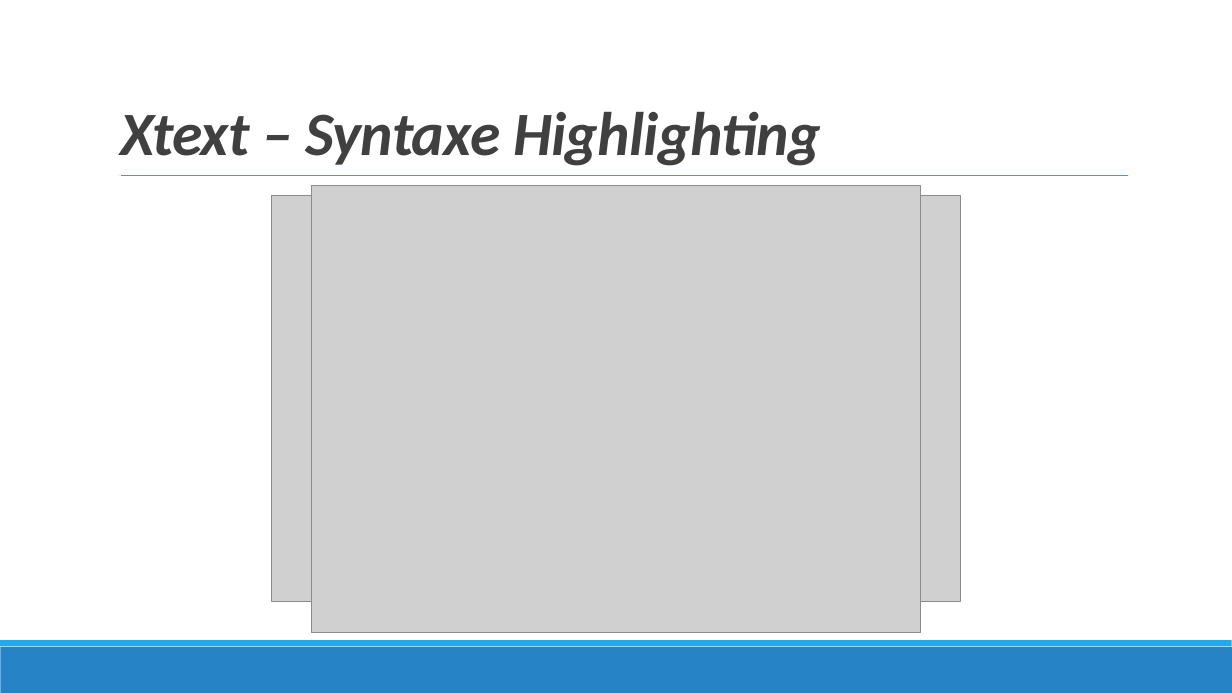
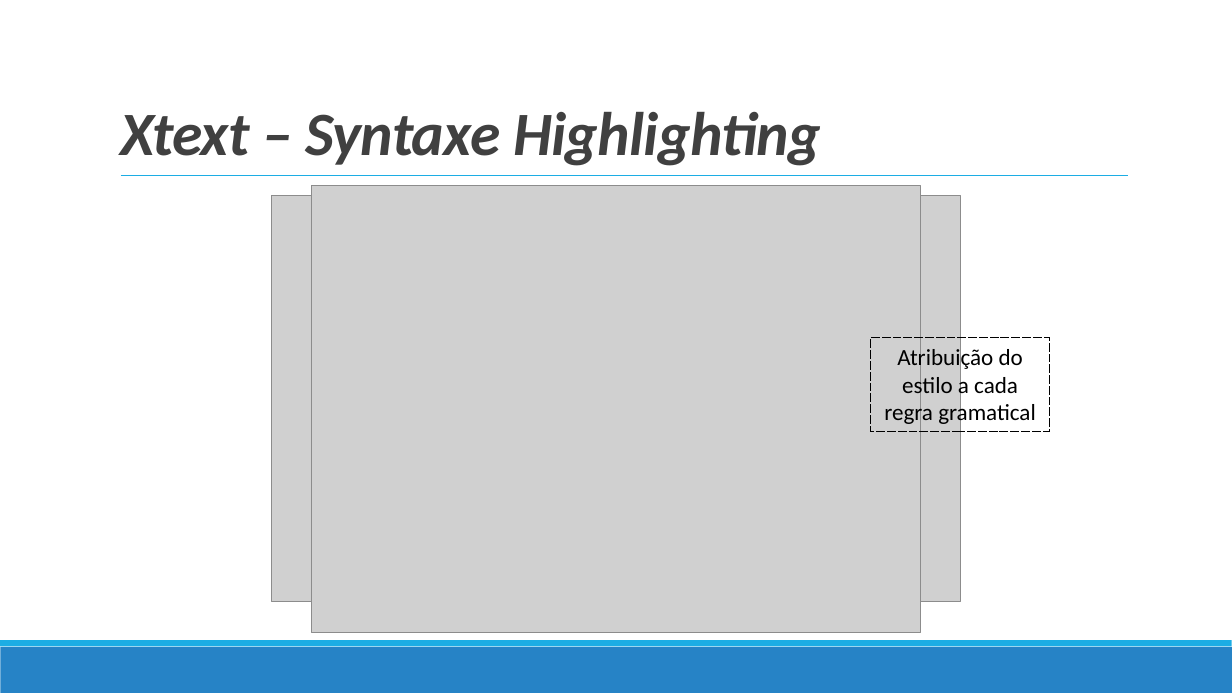
Before and after one commit to TiagoJVO/PDS16inEclipse, a slide deck: slide 15 of Apresentação final/PDS16inEclipse.pptx. Drawn at 1232x693 pixels with LibreOffice and Linux fonts; fonts in the diff are those of the drawing; grey boxes stand for pictures. Boxes give left, top, right and bottom in pixels: in the first picture for what was removed or moved away, otherwise in the second. Text is boxed around its words. In the diff, an @@ line names an element or a change of style, - is before the commit and + after.

```diff
--- a/Apresentação final/PDS16inEclipse.pptx
+++ b/Apresentação final/PDS16inEclipse.pptx
@@ rectangle added at (871, 338, 1049, 432), outline #000000 0.75 pt dashed, 18 pt, text #000000 @@
+Atribuição do estilo a cada regra gramatical
```
Also in this commit, not shown: 5 other slides changed, 1 slide added, 1 slide removed, 54 other files.
